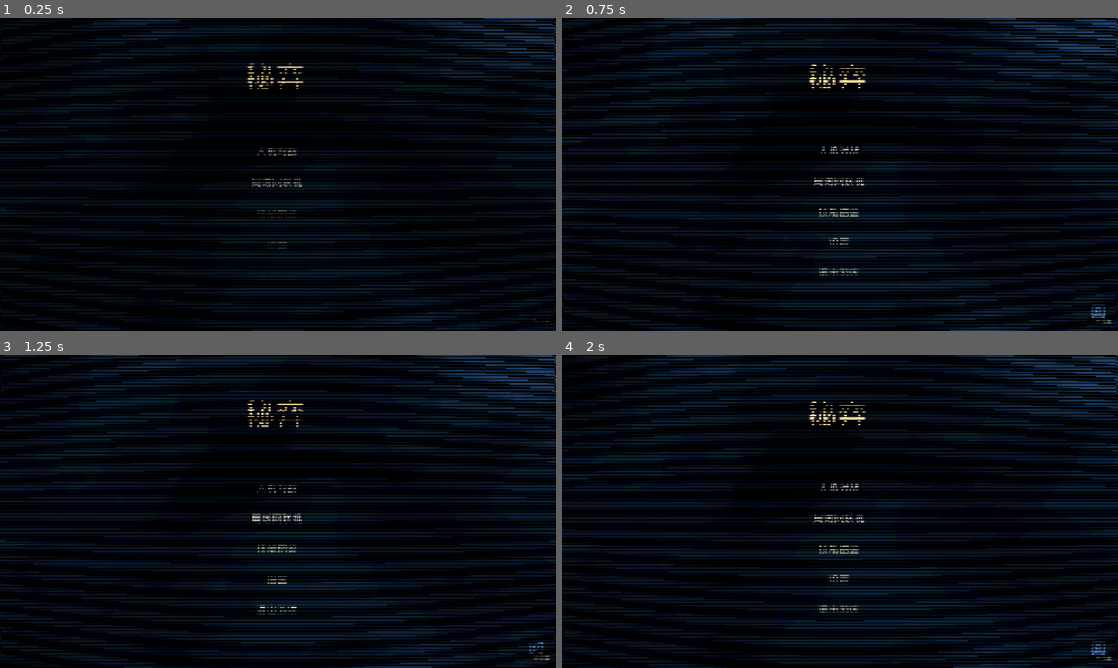
Above: before the commit, frames 1-4 (two rows, left to right).
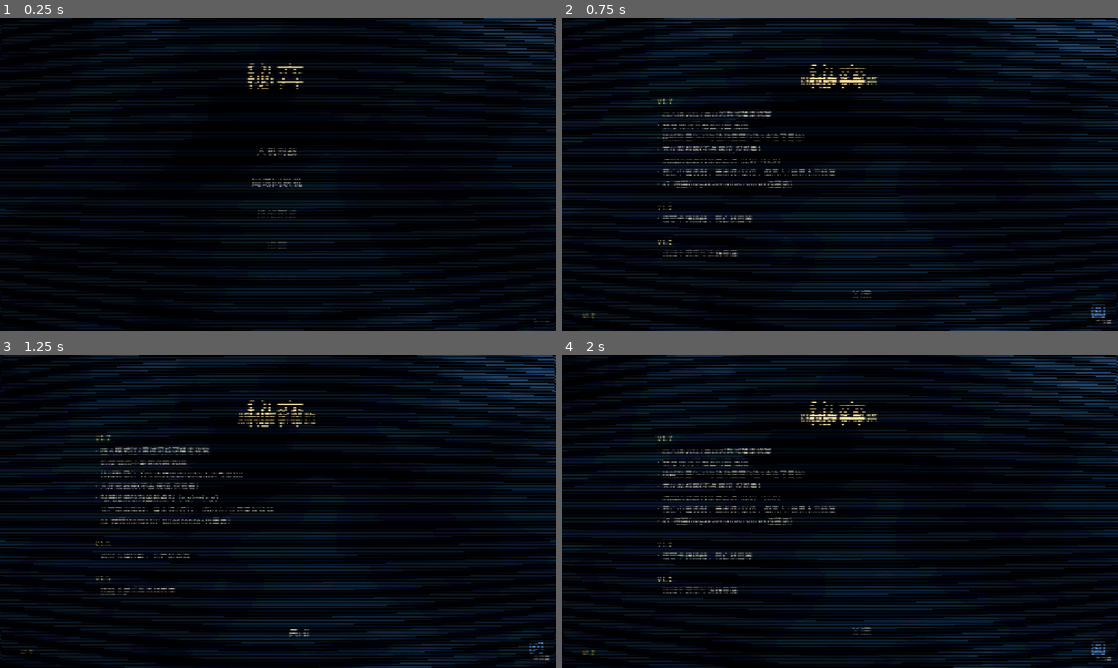
Above: after the commit, the same moments.

Repository: Lurongshika/ChessGame
Game: Godot game, scene res://scenes/main.tscn
Two runs of this game, one before a commit and one after it. Both use one fixed random seed, a clock stepped at 60 frames per second and the inputs below.
Inputs (mouse positions are in pixels of both pictures, inside the frame that each line leads up to):
- Up to frame 1 (0.25 s): no input
- Up to frame 2 (0.75 s): click (589, 318) at 0.5 s, where only the run after the commit has a clickable "v1.7"
- Up to frame 3 (1.25 s): no input
- Up to frame 4 (2 s): click (589, 652) at 1.25 s, where only the run after the commit has a clickable "v1.7"

Frame 1 is identical in both runs. In frame 2, 2.1% of the frame differs, in the area x 3-57%, y 18-96%; in frame 3, 2.1%; in frame 4, 2.1%.

Commit message:
feat: 主界面左下角版本号按钮(v1.7),点击弹出版本更新概览
- main_menu:左下角 v1.7 按钮(可点击)
- _show_version():弹出'版本更新概览'浮层(标题 + 可滚动更新记录 + 关闭),汇总 v1.7/v1.6/v1.5 改动
- 版本自此进入 v1.7

Diff:
--- a/scripts/main_menu.gd
+++ b/scripts/main_menu.gd
@@ -51,6 +51,17 @@
 	btn6.pressed.connect(func(): get_tree().quit())
 	add_child(btn6)
 	menu_btns.append(btn6)
+
+	# 版本号(左下角,点击弹出版本更新概览)
+	var version_btn := Button.new()
+	version_btn.text = "v1.7"
+	version_btn.position = Vector2(16, 720 - 44 - 8)
+	version_btn.size = Vector2(90, 36)
+	version_btn.add_theme_font_override("font", _font())
+	version_btn.add_theme_font_size_override("font_size", 15)
+	Global.style_flat_button(version_btn)
+	version_btn.pressed.connect(_show_version)
+	add_child(version_btn)
 
 	# 按钮组在标题下方空间垂直居中(按钮数量变化时不再顶到屏幕下方)
 	_center_menu()
@@ -268,6 +279,57 @@
 	_add_option_button("返回", Vector2(540, 520), _close_options)
 
 
+# 版本更新概览(左下角版本号点击弹出)
+func _show_version() -> void:
+	if opt_root != null:
+		opt_root.queue_free()
+	opt_root = _make_option_layer()
+	_set_menu_visible(false)
+	var title := _label("版本更新概览", 28, Color(0.95, 0.85, 0.6))
+	title.position = Vector2(0, 130)
+	title.size = Vector2(1280, 36)
+	title.horizontal_alignment = HORIZONTAL_ALIGNMENT_CENTER
+	opt_root.add_child(title)
+
+	var scroll := ScrollContainer.new()
+	scroll.position = Vector2(220, 180)
+	scroll.size = Vector2(840, 400)
+	opt_root.add_child(scroll)
+	var content := VBoxContainer.new()
+	content.size_flags_horizontal = Control.SIZE_EXPAND_FILL
+	content.add_theme_constant_override("separation", 10)
+	scroll.add_child(content)
+
+	var entries := [
+		"v1.7",
+		"· 四人模式红/黑过河兵可横走修复",
+		"· 新增'帅将不能面对面'规则",
+		"· 技能数量(1-4)与选牌重置(8选3未选可重抽)",
+		"· 大厅观战席(不占席位,仅观看)",
+		"· 对局记录改为坐标点对 (x,y)→(x,y)",
+		"· 死亡中毒机制、魔术师/逆位、倒吊人/世界本次修复",
+		"· AI 增强(negamax+quiescence+位置表)",
+		"",
+		"v1.6",
+		"· 塔罗卡牌技能、死亡状态等",
+		"",
+		"v1.5",
+		"· 技能卡展示与选牌界面",
+	]
+	for e in entries:
+		var color := Color(0.85, 0.82, 0.75) if not e.is_empty() and not e.begins_with("v") else Color(1.0, 0.9, 0.55)
+		var sz := 16 if not e.is_empty() and not e.begins_with("v") else 20
+		var l := _label(e, sz, color)
+		if not e.is_empty():
+			content.add_child(l)
+		else:
+			content.add_child(_label("　", 12, color))
+
+	var close := _button("关闭", Vector2(590, 610))
+	close.pressed.connect(_close_options)
+	opt_root.add_child(close)
+
+
 var net_mode := "skill"
 var net_mode_btns: Array = []
 var net_players := 2
